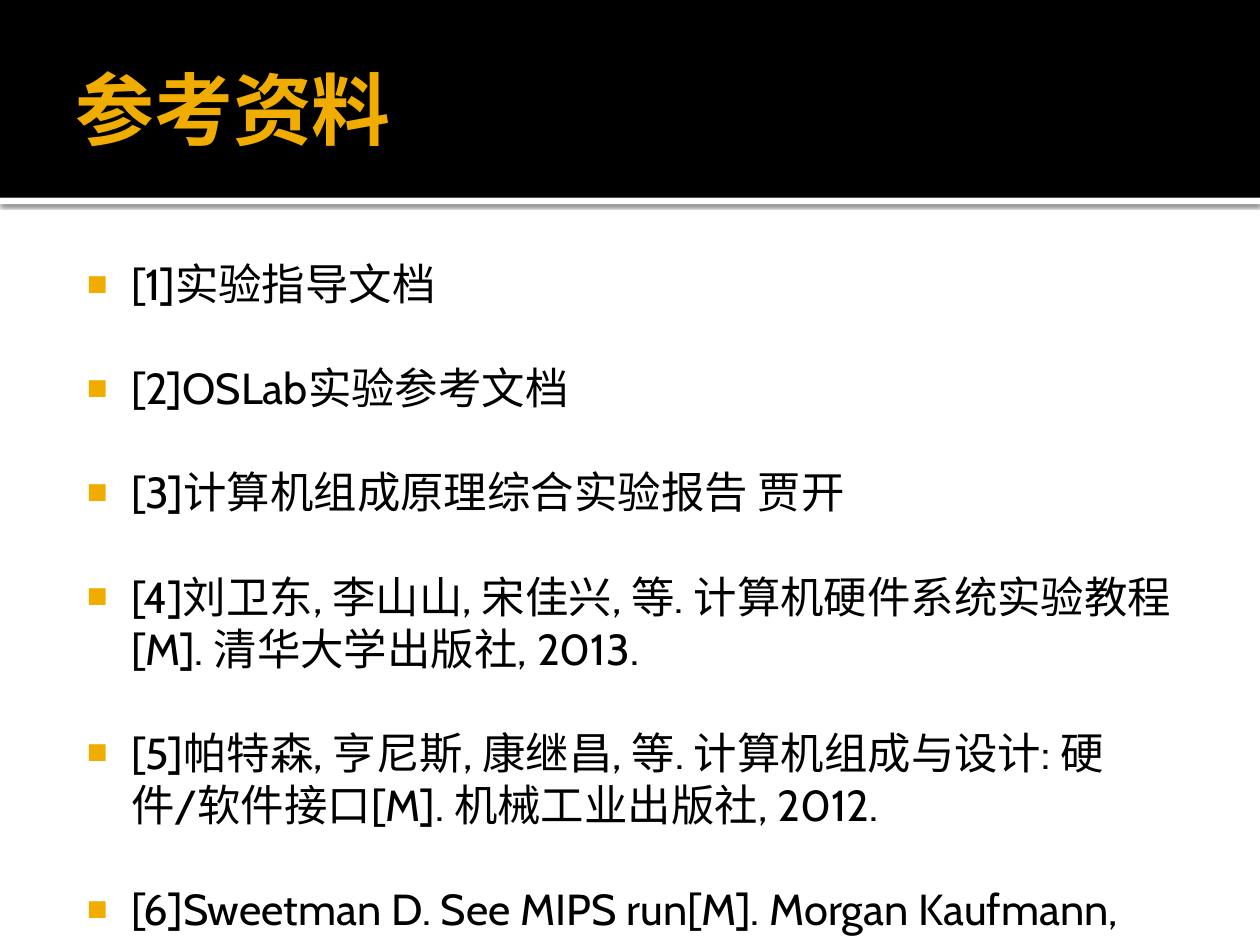
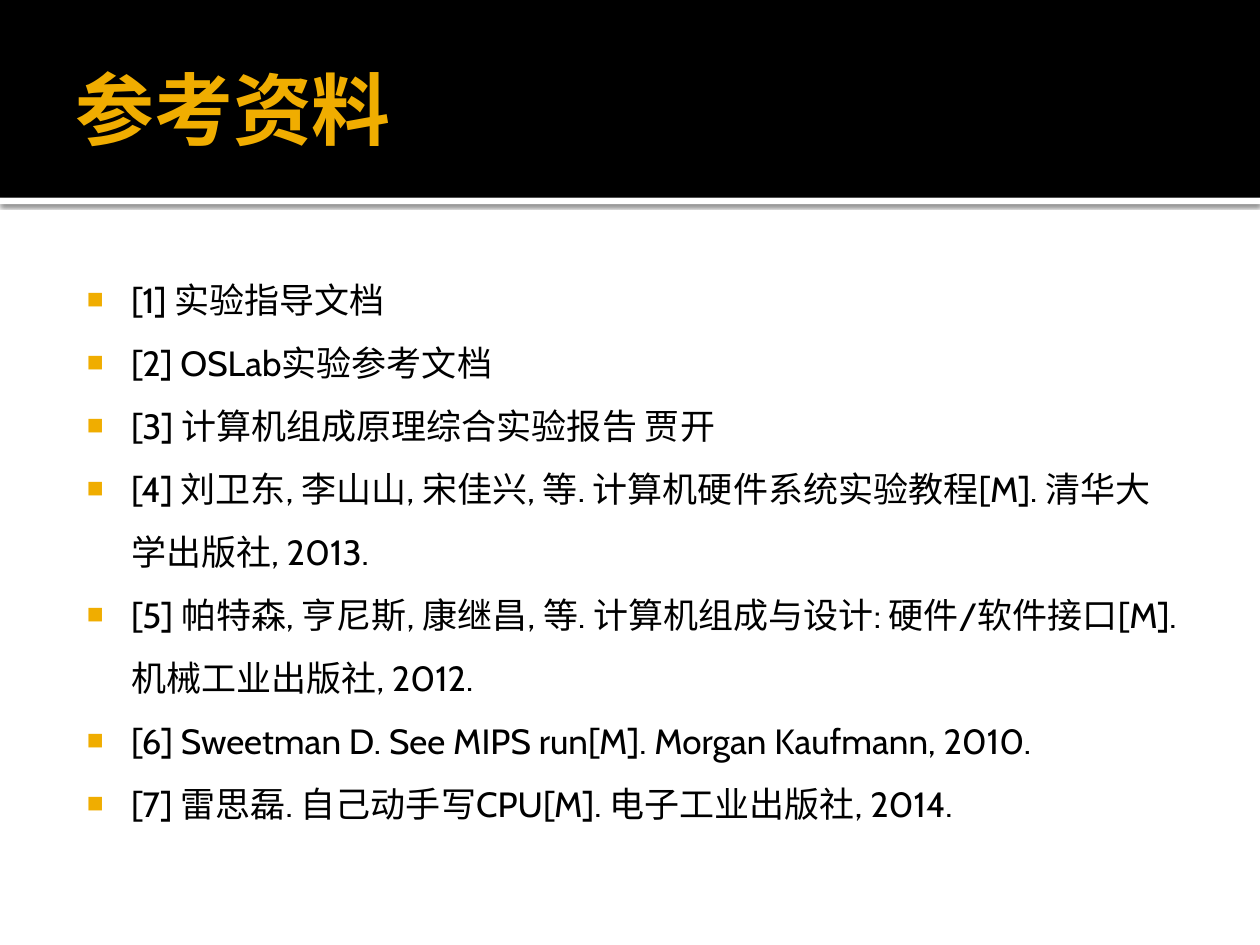
Before and after one commit to xwj95/Atom, a slide deck: slide 47 of report/requirement/32位MIPS综合实验项目需求分析.pptx (slide 26 before the commit). Drawn at 1260x945 pixels with LibreOffice and Linux fonts; fonts in the diff are those of the drawing. Boxes give left, top, right and bottom in pixels: in the first picture for what was removed or moved away, otherwise in the second. Text is boxed around its words. In the diff, an @@ line names an element or a change of style, - is before the commit and + after.

```diff
--- a/report/requirement/32位MIPS综合实验项目需求分析.pptx
+++ b/report/requirement/32位MIPS综合实验项目需求分析.pptx
@@ text at (131,283,1177,822): text changed; size 24.8 to 20 pt @@
-■ [1]实验指导文档
-■ [2]OSLab实验参考文档
-■ [3]计算机组成原理综合实验报告 贾开
-■ [4]刘卫东, 李山山, 宋佳兴, 等. 计算机硬件系统实验教程[M]. 清华大学出版社, 2013.
-■ [5]帕特森, 亨尼斯, 康继昌, 等. 计算机组成与设计: 硬件/软件接口[M]. 机械工业出版社, 2012.
-■ [6]Sweetman D. See MIPS run[M]. Morgan Kaufmann, 2010.
+■ [1] 实验指导文档
+■ [2] OSLab实验参考文档
+■ [3] 计算机组成原理综合实验报告 贾开
+■ [4] 刘卫东, 李山山, 宋佳兴, 等. 计算机硬件系统实验教程[M]. 清华大学出版社, 2013.
+■ [5] 帕特森, 亨尼斯, 康继昌, 等. 计算机组成与设计: 硬件/软件接口[M]. 机械工业出版社, 2012.
+■ [6] Sweetman D. See MIPS run[M]. Morgan Kaufmann, 2010.
+■ [7] 雷思磊. 自己动手写CPU[M]. 电子工业出版社, 2014.
```
Also in this commit, not shown: 20 other slides changed, 22 slides added, 1 slide removed.
